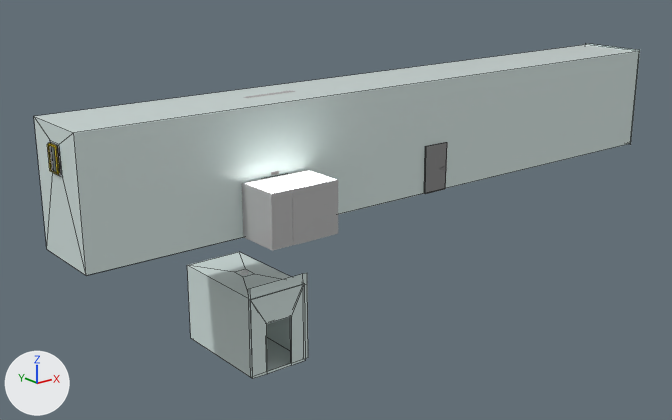
The Blender file Blender/Afonso/Corredor_Afonso_v3.blend: old version first, new version second.
Both versions are drawn from a 50 mm camera at (-160.0, -177.6, 66.1) aimed at (-16.5, 1.8, -5.6). Lighting does not change. The marker at lower left points along +X, +Y and +Z. Mesh edges are drawn as thin lines on the coarser meshes.

Names of what the first picture shows: 'Corredor Principal', 'Room', 'elevador', 'porta1'.
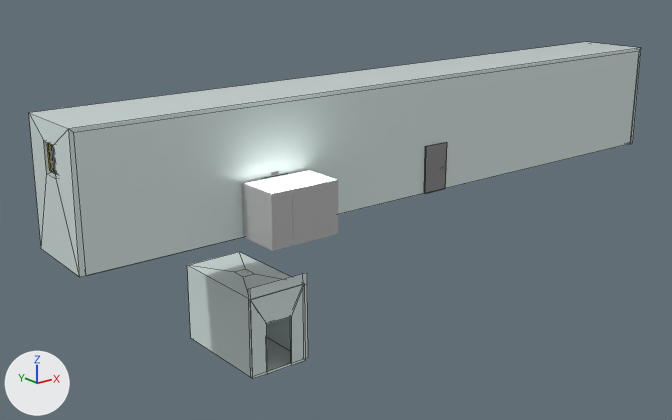
Boxes (x1, y1, x2, y2) around the edits, measured in the pictures (672 x 420 px):
'Corredor Principal', reshaped
    before: (34, 44, 640, 275)
    after: (47, 50, 640, 275)
'Corredor Principal.001', added
    after: (29, 42, 641, 277)
part 1 of me_cube_010, deleted
    before: (34, 45, 637, 275)

The change in detail:
me_cube_010 has 44 vertices, 35 faces and spans x -54.0..125.0, y -7.0..12.0, z -16.0..13.0.
me_cube_010 is used by ob_corredor_principal; location (-39.1, -8.6, 15.4).
Verts and faces of me_cube_010; kept vertices keep their numbers, new ones are numbered from 44.
Before the commit, vertices of me_cube_010: 4 (125.0, -7.0, -15.0) at pixel (630, 143), 5 (125.0, -7.0, 13.0) at pixel (639, 51), 6 (125.0, 12.0, -15.0), 7 (125.0, 12.0, 13.0) at pixel (586, 44), 20 (-53.0, 12.0, -15.0) at pixel (46, 249).
Before the commit, vertices of me_cube_010: 21 (-53.0, 12.0, 13.0) at pixel (33, 116), 22 (-53.0, -7.0, -15.0) at pixel (86, 275), 23 (-53.0, -7.0, 13.0) at pixel (73, 132), 24 (-53.0, 5.0, 3.0) at pixel (52, 172), 25 (-53.0, 5.0, 9.0) at pixel (49, 139).
Before the commit, vertices of me_cube_010: 26 (-53.0, 0.0, 3.0) at pixel (62, 177), 27 (-53.0, 0.0, 9.0) at pixel (59, 144).
Part 1, on me_cube_010:
Vertices deleted: 21 (with the faces that use them).
Faces deleted: (22, 26, 27, 23), (20, 24, 26, 22), (4, 5, 7, 6).
Mesh me_cube_001 is new.
It has 24 vertices, 24 faces and spans x -55.0..126.0, y -7.0..13.0, z -15.0..14.0.
It uses material mat_tile (white #d8e7e4).
Object 'Corredor Principal.001' (ob_corredor_principal_001) is new; it shows me_cube_001.
Its location is (-39.1, -8.6, 15.4).
